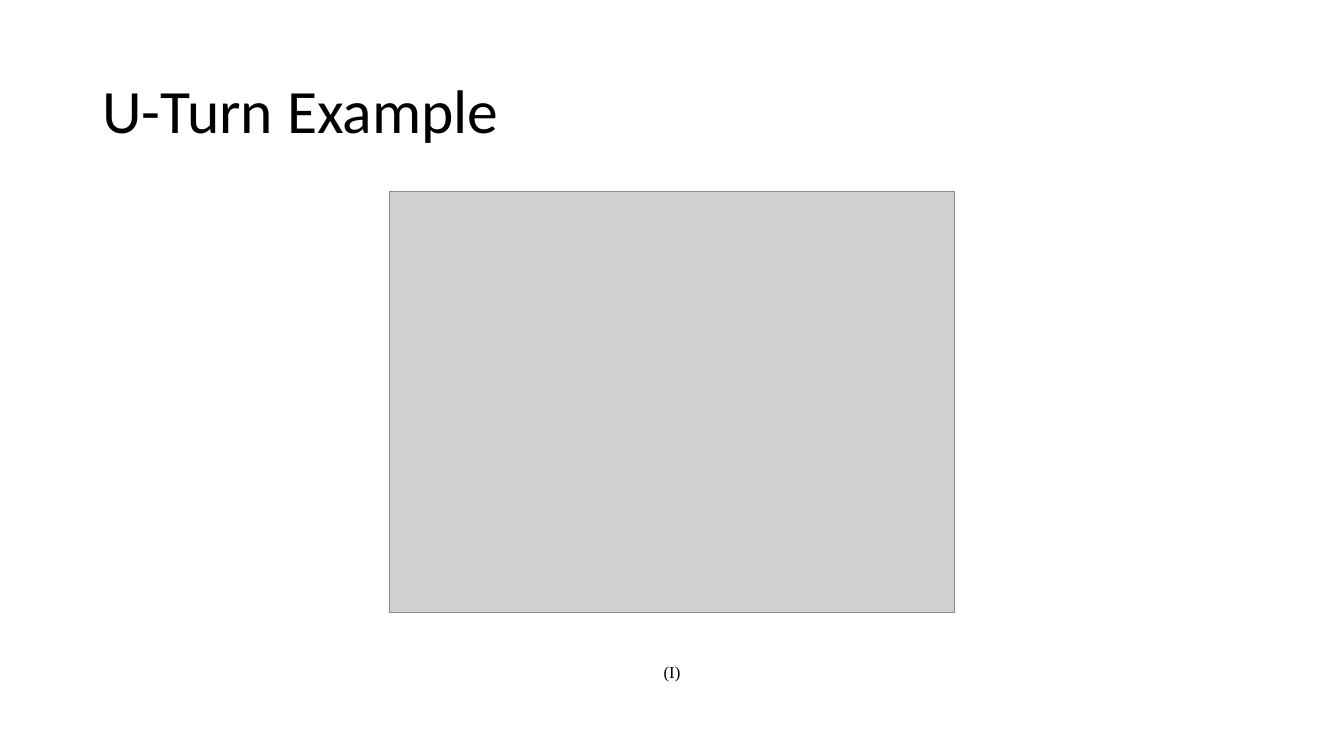
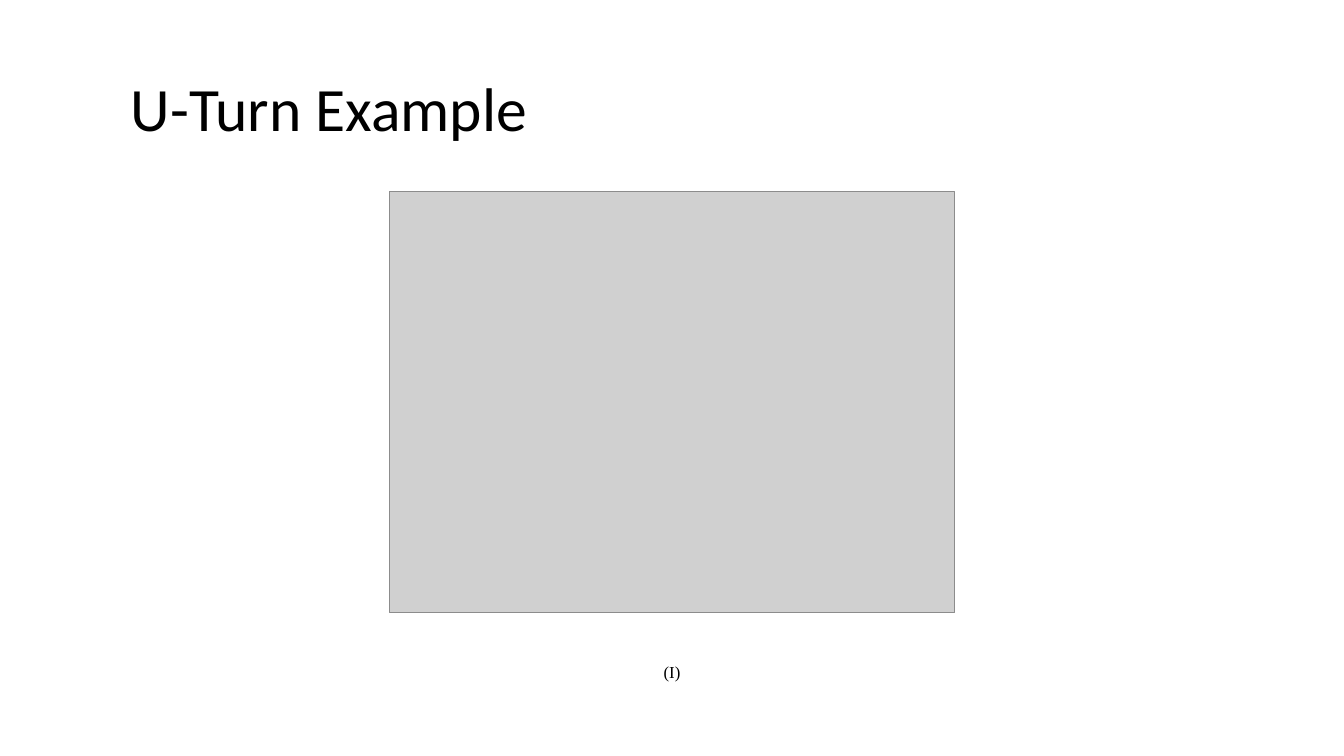
Before and after one commit to emredogan7/METU-EE-2017-2018-Capstone-Design-Project-Repository, a slide deck: slide 9 of sunum_/Birleştirilmiş.pptx (slide 8 before the commit). Drawn at 1344x756 pixels with LibreOffice and Linux fonts; fonts in the diff are those of the drawing; grey boxes stand for pictures. Boxes give left, top, right and bottom in pixels: in the first picture for what was removed or moved away, otherwise in the second. Text is boxed around its words. In the diff, an @@ line names an element or a change of style, - is before the commit and + after.

```diff
--- a/sunum_/Birleştirilmiş.pptx
+++ b/sunum_/Birleştirilmiş.pptx
@@ text "U-Turn Example": place and size @@
-text "U-Turn Example" at <box>102,90,498,143</box>
+text "U-Turn Example" at <box>131,88,527,141</box>
```
Also in this commit, not shown: 2 other slides changed, 4 slides added, 3 slides removed.
